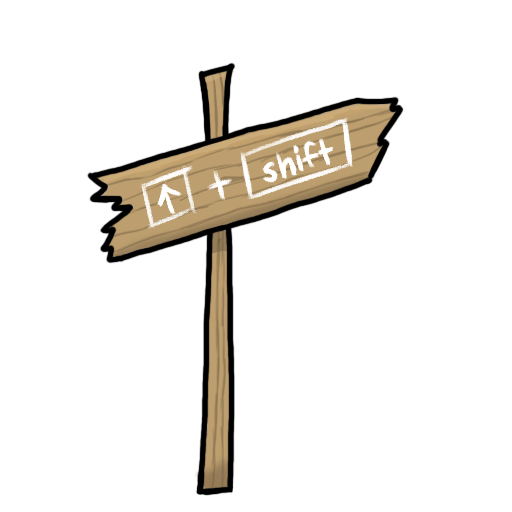
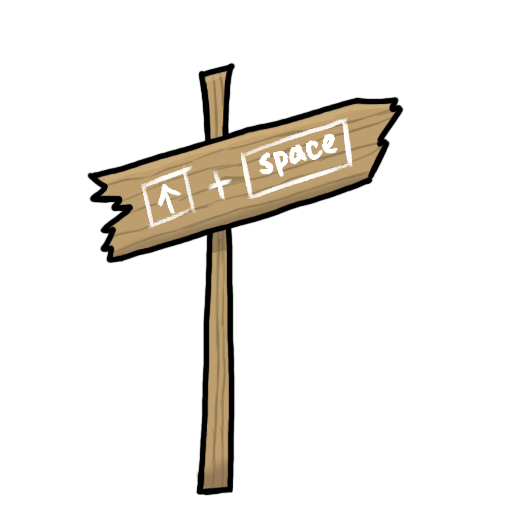
The second 512x512 image is a revision of the first. Changes to its layers:
painted on "Layer 4" over bbox(258, 134, 338, 183)
